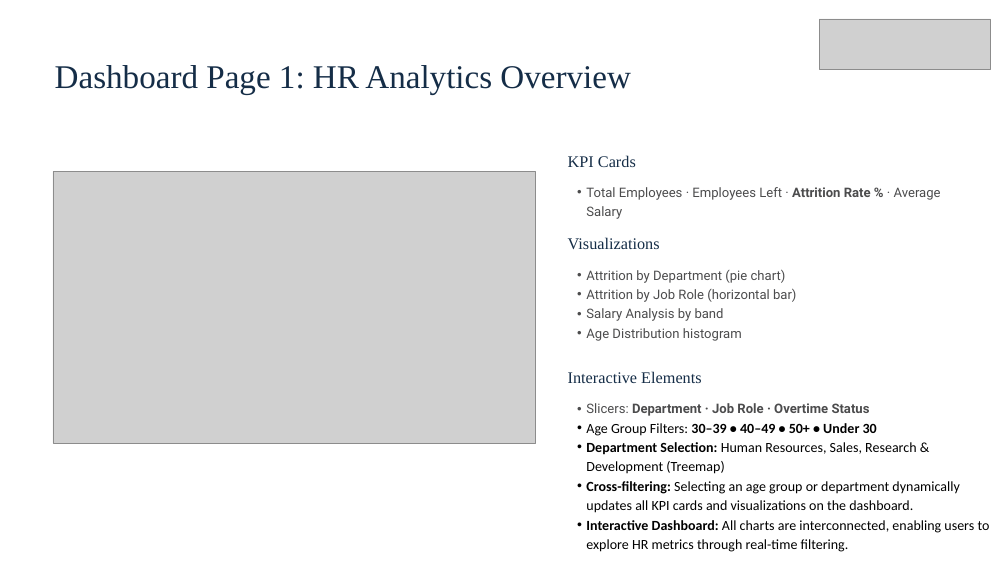
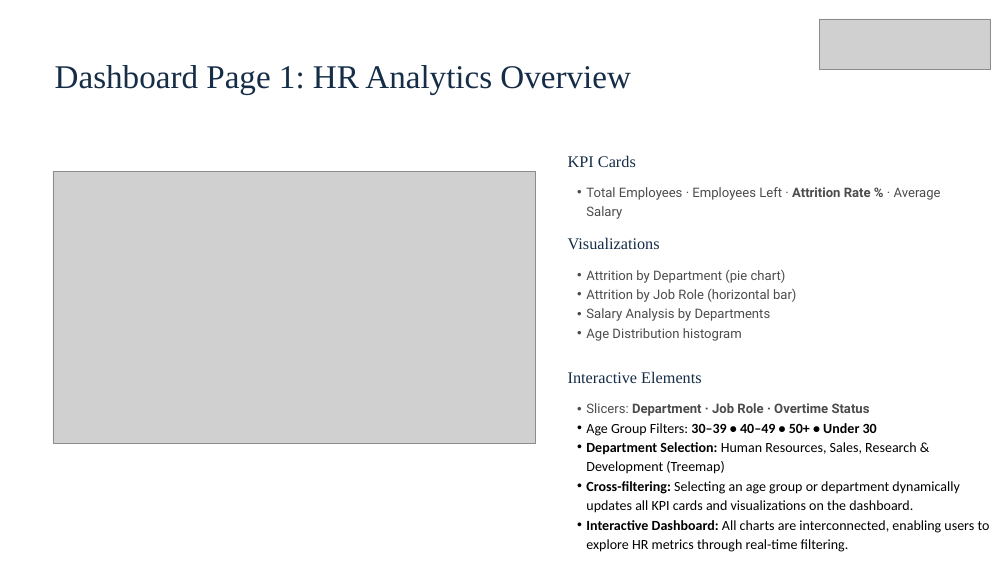
Before and after one commit to Ishan2025-new/Power-BI-Project----HR-Employee-Analytics-Dashboard, a slide deck: slide 8 of HR-Employee-Analytics-Dashboard.pptx. Drawn at 1008x567 pixels with LibreOffice and Linux fonts; fonts in the diff are those of the drawing; grey boxes stand for pictures. Boxes give left, top, right and bottom in pixels: in the first picture for what was removed or moved away, otherwise in the second. Text is boxed around its words. In the diff, an @@ line names an element or a change of style, - is before the commit and + after.

Commit message:
Update Commit

```diff
--- a/HR-Employee-Analytics-Dashboard.pptx
+++ b/HR-Employee-Analytics-Dashboard.pptx
@@ text at bbox=[586, 308, 771, 321]: text changed @@
-  • Salary Analysis by band
+  • Salary Analysis by Departments
```
